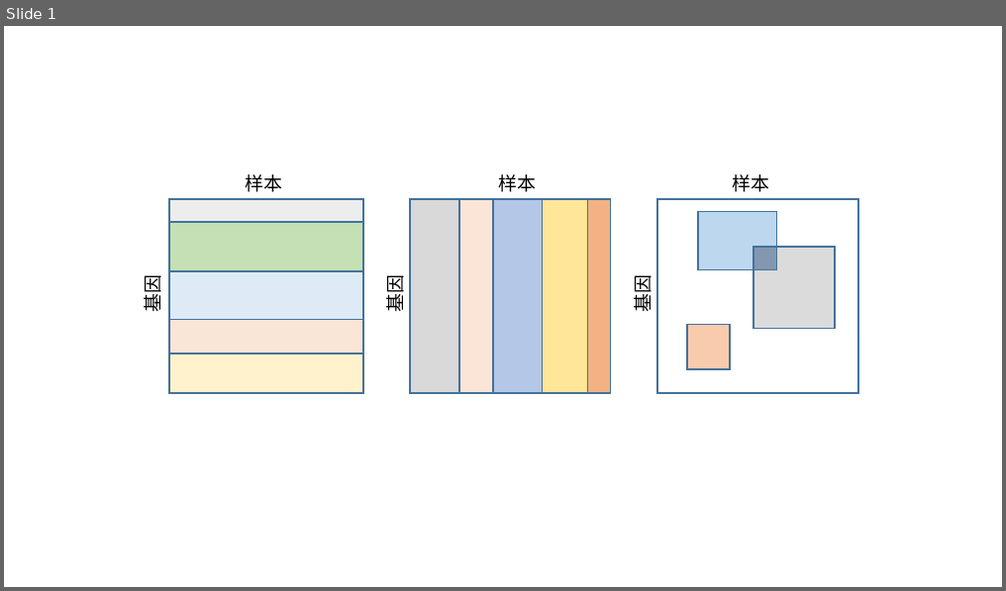
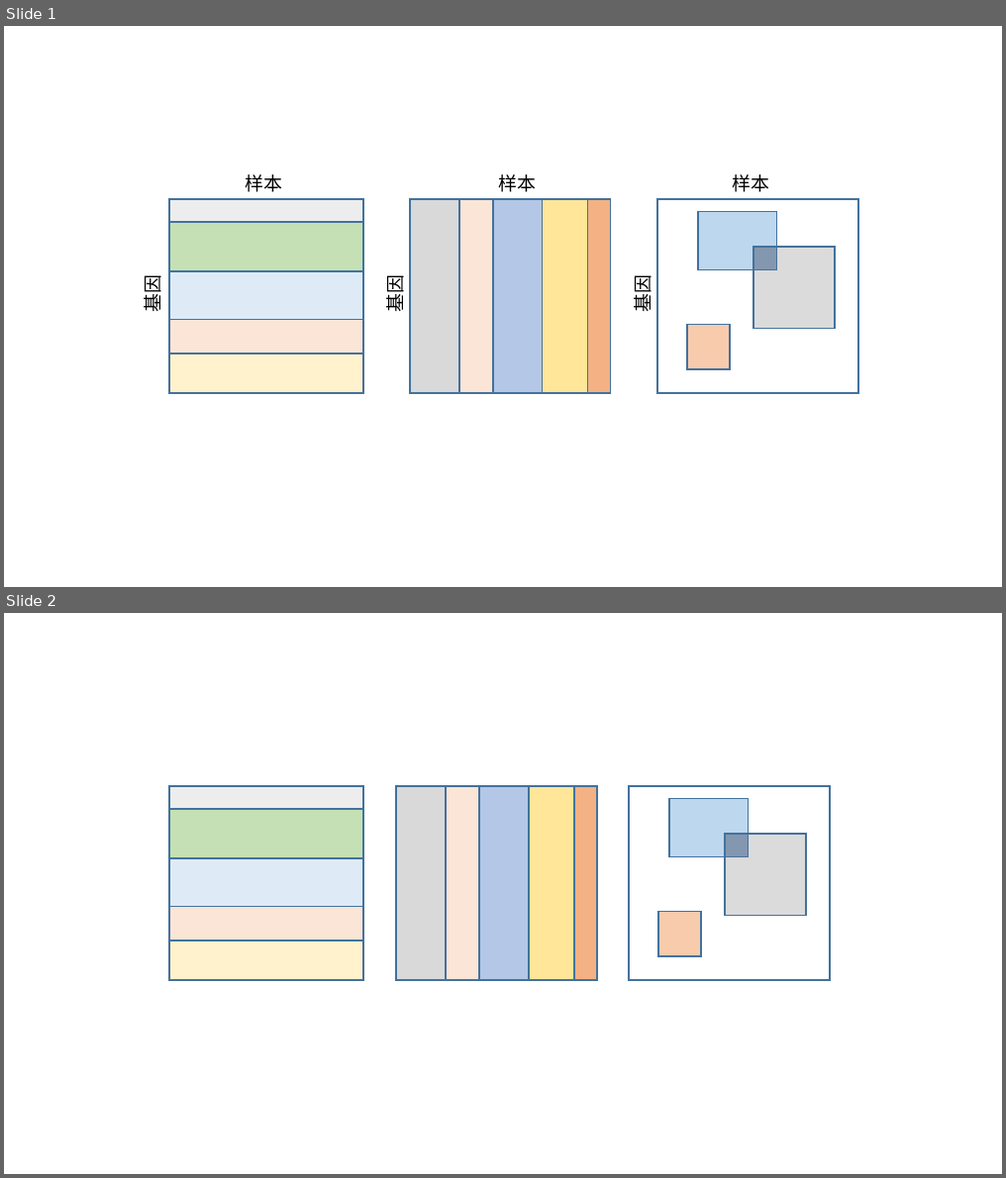
Before and after one commit to chongminggao/Undergraduation-thesis, a slide deck: materials/gene-conditions.pptx. Shown one above the other, each under a label of ours: slide 1 before the commit, slides 1 and 2 after it. The pictures are 1006x591 and 1006x1178 pixels, drawn with LibreOffice and Linux fonts; fonts in the diff are those of the drawing. Boxes give left, top, right and bottom in pixels: in the first picture for what was removed or moved away, otherwise in the second. Text is boxed around its words. In the diff, an @@ line names an element or a change of style, - is before the commit and + after.

```diff
--- a/materials/gene-conditions.pptx
+++ b/materials/gene-conditions.pptx
@@ slide 2 added at box(4, 613, 1002, 1174), background #FFFFFF @@
@@ rectangle added at box(169, 786, 364, 980), outline #43739E 1.5 pt @@
@@ rectangle added at box(169, 786, 364, 809), fill #EDEDED, outline #43739E 1.5 pt @@
@@ rectangle added at box(396, 786, 597, 980), outline #43739E 1.5 pt @@
@@ rectangle added at box(396, 786, 446, 980), fill #D9D9D9, outline #43739E 1.5 pt @@
@@ rectangle added at box(446, 786, 479, 980), fill #FBE5D6, outline #43739E 1.5 pt @@
@@ rectangle added at box(479, 786, 529, 980), fill #B4C7E7, outline #43739E 1.5 pt @@
@@ rectangle added at box(529, 786, 574, 980), fill #FFE699, outline #43739E 1.5 pt @@
@@ rectangle added at box(574, 786, 598, 980), fill #F4B183, outline #43739E 1.5 pt @@
@@ rectangle added at box(629, 786, 830, 980), outline #43739E 1.5 pt @@
@@ rectangle added at box(169, 809, 364, 859), fill #C5E0B4, outline #43739E 1.5 pt @@
@@ rectangle added at box(669, 799, 748, 858), fill #BDD7EE, outline #43739E 1.5 pt @@
@@ rectangle added at box(725, 834, 806, 916), fill #DBDBDB, outline #43739E 1.5 pt @@
@@ rectangle added at box(725, 834, 748, 858), fill #8497B0, outline #43739E 1.5 pt @@
@@ rectangle added at box(169, 858, 364, 906), fill #DEEBF7, outline #43739E 1.5 pt @@
@@ rectangle added at box(169, 906, 364, 941), fill #FBE5D6, outline #43739E 1.5 pt @@
@@ rectangle added at box(659, 912, 702, 957), fill #F8CBAD, outline #43739E 1.5 pt @@
@@ rectangle added at box(169, 942, 363, 981), fill #FFF2CC, outline #43739E 1.5 pt @@
```
Also in this commit, not shown: 36 other files.
